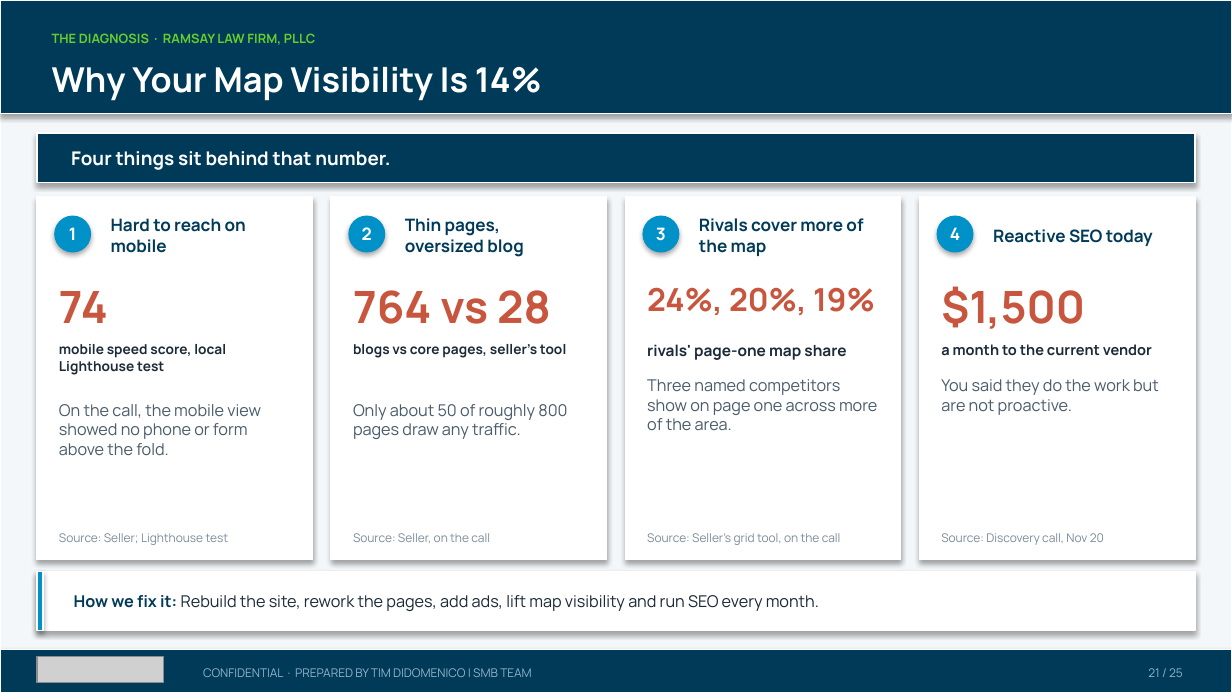
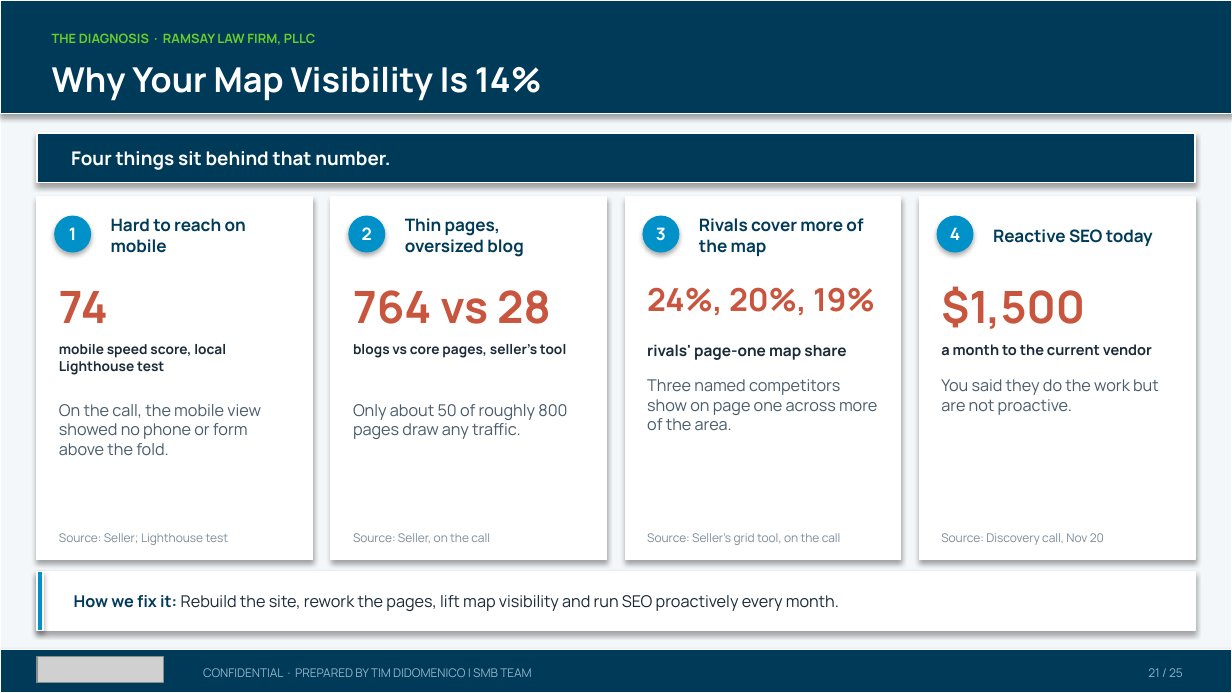
Before and after one commit to SMB-Team-Technology/workwith-smbteam, a slide deck: slide 21 of ramsay/Ramsay Law Firm PLLC_November 23, 2026_Proposal.pptx. Drawn at 1232x693 pixels with LibreOffice and Linux fonts; fonts in the diff are those of the drawing; grey boxes stand for pictures. Boxes give left, top, right and bottom in pixels: in the first picture for what was removed or moved away, otherwise in the second. Text is boxed around its words. In the diff, an @@ line names an element or a change of style, - is before the commit and + after.

```diff
--- a/ramsay/Ramsay Law Firm PLLC_November 23, 2026_Proposal.pptx
+++ b/ramsay/Ramsay Law Firm PLLC_November 23, 2026_Proposal.pptx
@@ text at (74, 595, 839, 611): text changed @@
-How we fix it: Rebuild the site, rework the pages, add ads, lift map visibility and run SEO every month.
+How we fix it: Rebuild the site, rework the pages, lift map visibility and run SEO proactively every month.
```
Also in this commit, not shown: 4 other slides changed, 2 other files.
